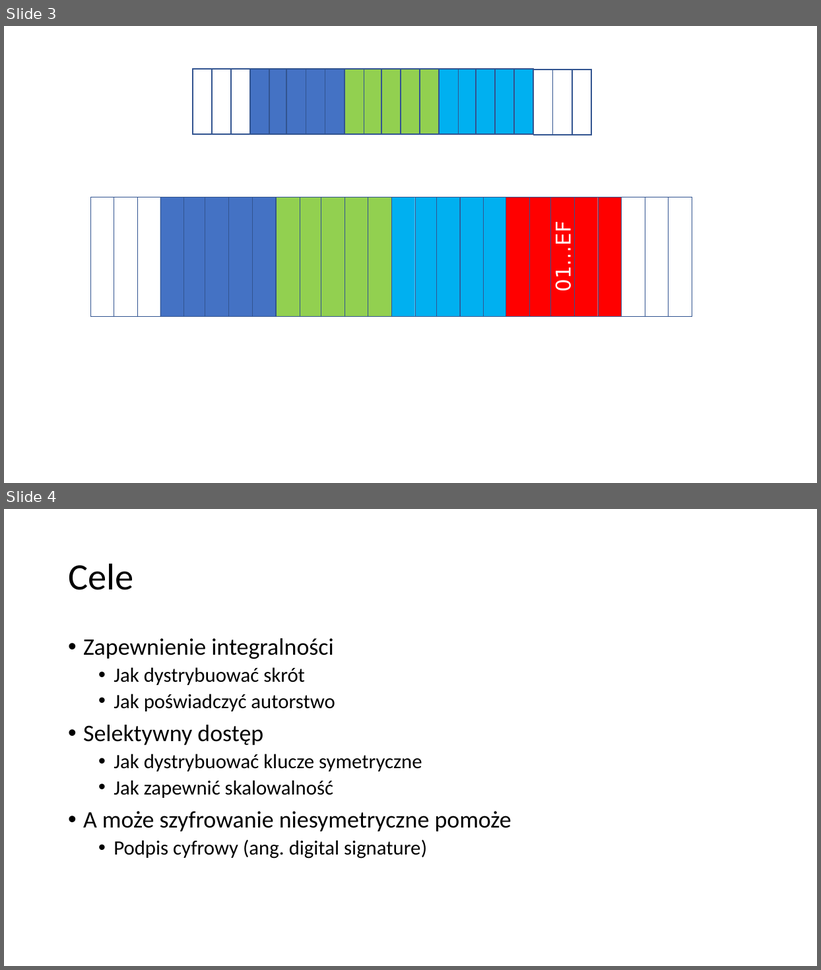
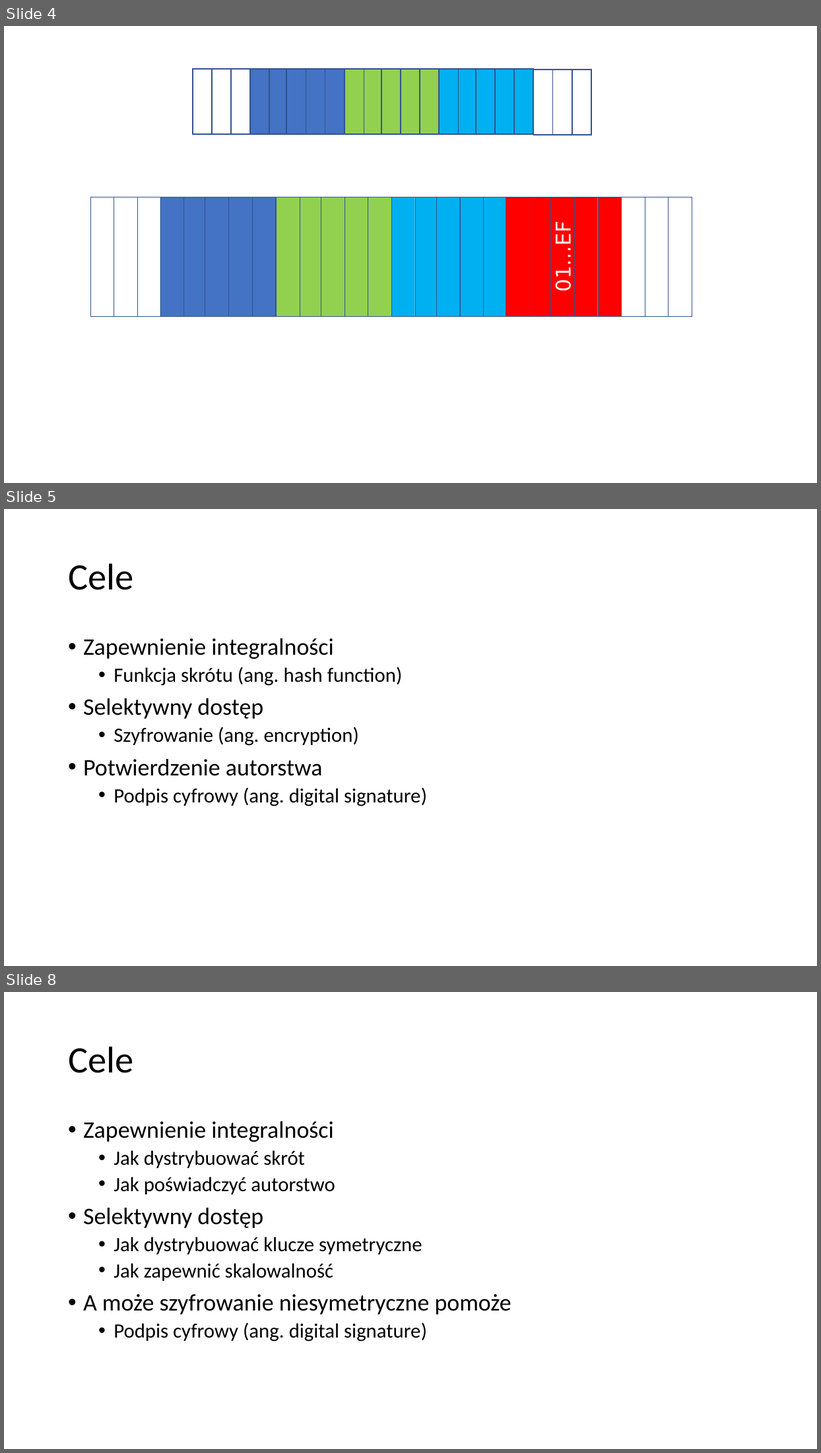
Before and after one commit to mpostol/TP, a slide deck: ExDataManagement/DataStreams/.Media/P3.5-KryptografiaCzesc3.pptx. Shown one above the other, each under a label of ours: slides 3 and 4 before the commit, slides 4, 5 and 8 after it; the slides between them are not shown. The pictures are 821x970 and 821x1453 pixels, drawn with LibreOffice and Linux fonts; fonts in the diff are those of the drawing. Boxes give left, top, right and bottom in pixels: in the first picture for what was removed or moved away, otherwise in the second. Text is boxed around its words. In the diff, an @@ line names an element or a change of style, - is before the commit and + after.

```diff
--- a/ExDataManagement/DataStreams/.Media/P3.5-KryptografiaCzesc3.pptx
+++ b/ExDataManagement/DataStreams/.Media/P3.5-KryptografiaCzesc3.pptx
@@ slide 5 added at (4, 509, 817, 966), background #FFFFFF @@
@@ title added at (68, 563, 133, 590), 33 pt, text #000000 @@
+Cele
@@ text added at (83, 638, 427, 807), 18 pt, text #000000 @@
+• Zapewnienie integralności
+  • Funkcja skrótu (ang. hash function)
+• Selektywny dostęp
+  • Szyfrowanie (ang. encryption)
+• Potwierdzenie autorstwa
+  • Podpis cyfrowy (ang. digital signature)
@@ what was slide 3 is now slide 4 @@
@@ what was slide 4 is now slide 8 @@
```
Also in this commit, not shown: 1 slide changed, 7 other slides added, 1 slide removed, 5 other files.
